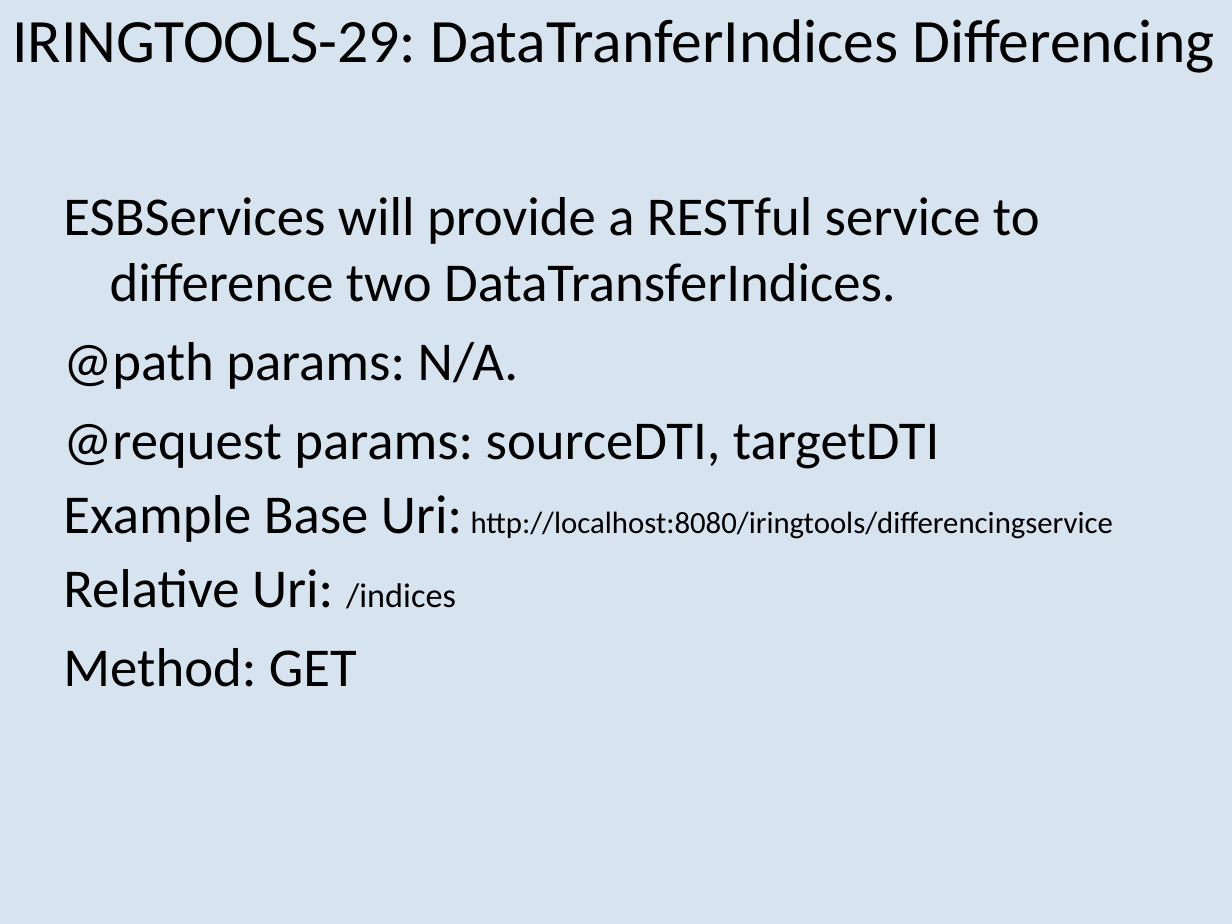
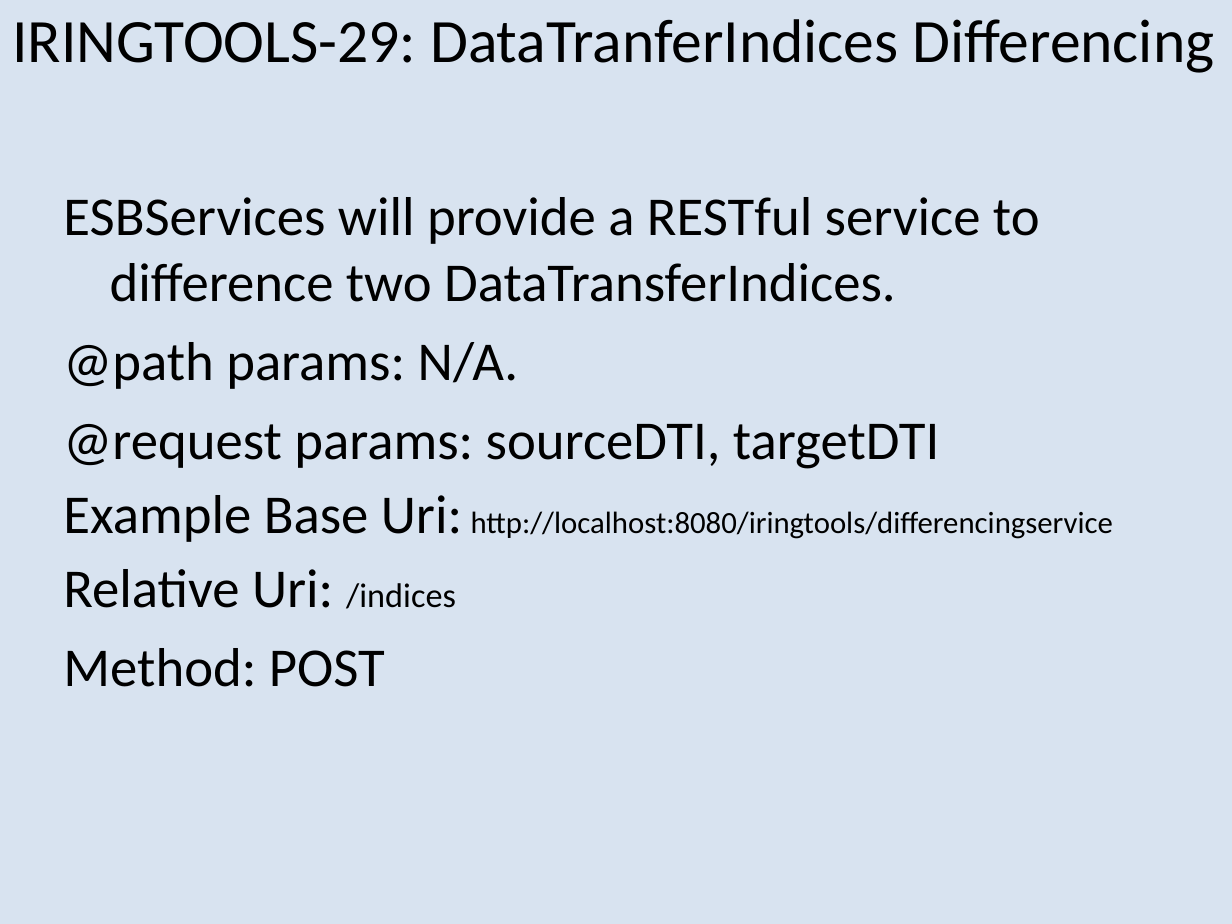
Before and after one commit to heyena/iring-tools, a slide deck: slide 7 of trunk/iRINGTools.ESBServices/documents/Sprint-1_User Stories.ppt (slide 10 before the commit). Drawn at 1232x924 pixels with LibreOffice and Linux fonts; fonts in the diff are those of the drawing. Boxes give left, top, right and bottom in pixels: in the first picture for what was removed or moved away, otherwise in the second. Text is boxed around its words. In the diff, an @@ line names an element or a change of style, - is before the commit and + after.

```diff
--- a/trunk/iRINGTools.ESBServices/documents/Sprint-1_User Stories.ppt
+++ b/trunk/iRINGTools.ESBServices/documents/Sprint-1_User Stories.ppt
@@ text at (x1=63, y1=648, x2=385, y2=687): text changed @@
-Method: GET
+Method: POST
```
Also in this commit, not shown: 7 other slides changed.
